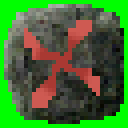
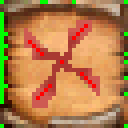
Before/after of a 128×128 layered artwork. What changed in the layer stack:
renamed "minormalison.png" to "minormalison copy - Copy.png", painted on it over [24, 20, 100, 108]
showed "Spell-A BGND" over [0, 0, 128, 128]
hid "Spell-B BGND" over [0, 0, 128, 128]
